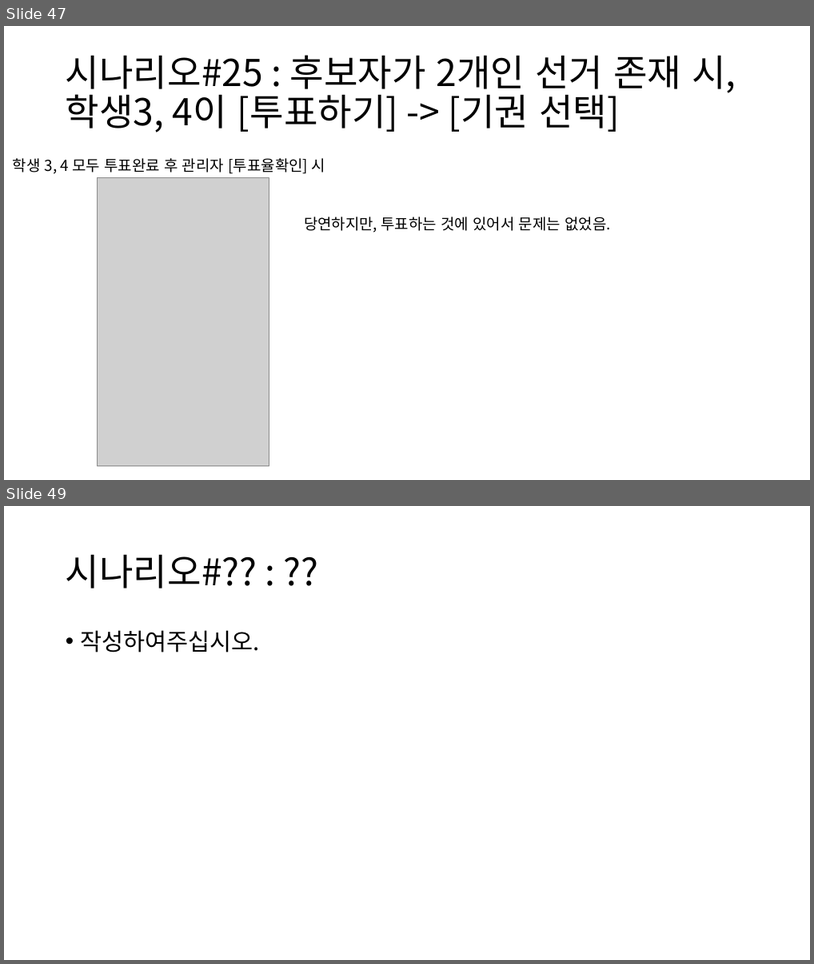
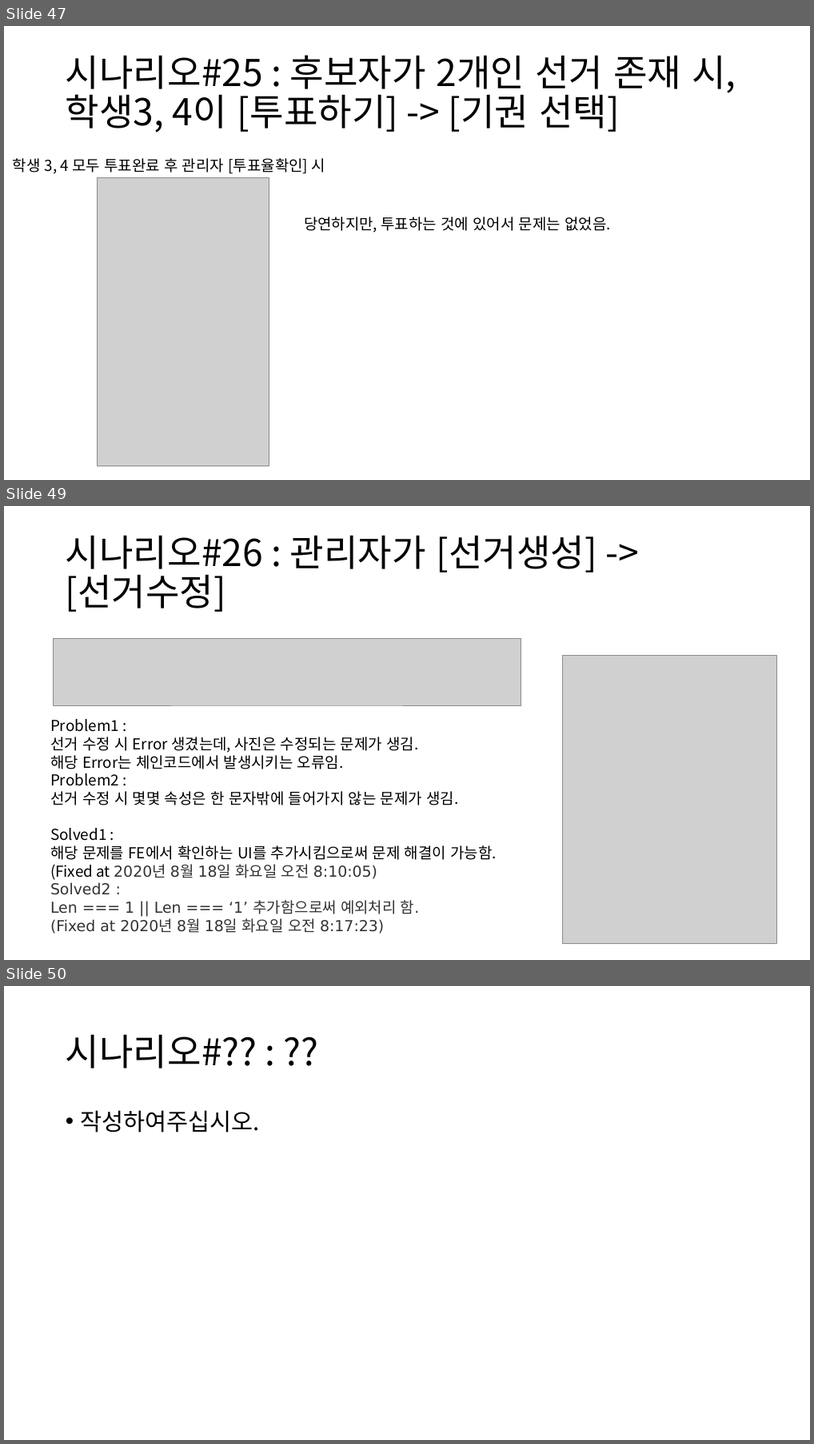
Before and after one commit to BL-UCKSS/evote-project, a slide deck: Document/Testcase/Testcase #1.pptx. Shown one above the other, each under a label of ours: slides 47 and 49 before the commit, slides 47, 49 and 50 after it; the slides between them are not shown. The pictures are 814x964 and 814x1444 pixels, drawn with LibreOffice and Linux fonts; fonts in the diff are those of the drawing; grey boxes stand for pictures. Boxes give left, top, right and bottom in pixels: in the first picture for what was removed or moved away, otherwise in the second. Text is boxed around its words. In the diff, an @@ line names an element or a change of style, - is before the commit and + after.

Commit message:
Testcase#1-2 작성 중 - 시나리오#26 작성완료

```diff
--- a/Document/Testcase/Testcase #1.pptx
+++ b/Document/Testcase/Testcase #1.pptx
@@ slide 49 added at box(4, 506, 810, 960), background #FFFFFF @@
@@ title added at box(66, 535, 598, 612), 44 pt, text #000000 @@
+시나리오#26 : 관리자가 [선거생성] -> [선거수정]
@@ picture added at box(53, 639, 522, 705) @@
@@ picture added at box(563, 655, 777, 943) @@
@@ text added at box(50, 719, 496, 933), 18 pt, text #000000 @@
+Problem1 :
+선거 수정 시 Error 생겼는데, 사진은 수정되는 문제가 생김.
+해당 Error는 체인코드에서 발생시키는 오류임.
+Problem2 :
+선거 수정 시 몇몇 속성은 한 문자밖에 들어가지 않는 문제가 생김.
+Solved1 :
+해당 문제를 FE에서 확인하는 UI를 추가시킴으로써 문제 해결이 가능함.
+(Fixed at 2020년 8월 18일 화요일 오전 8:10:05)
+Solved2 :
+Len === 1 || Len === ‘1’ 추가함으로써 예외처리 함.
+(Fixed at 2020년 8월 18일 화요일 오전 8:17:23)
@@ what was slide 49 is now slide 50 @@
```
Also in this commit, not shown: 1 slide changed.
